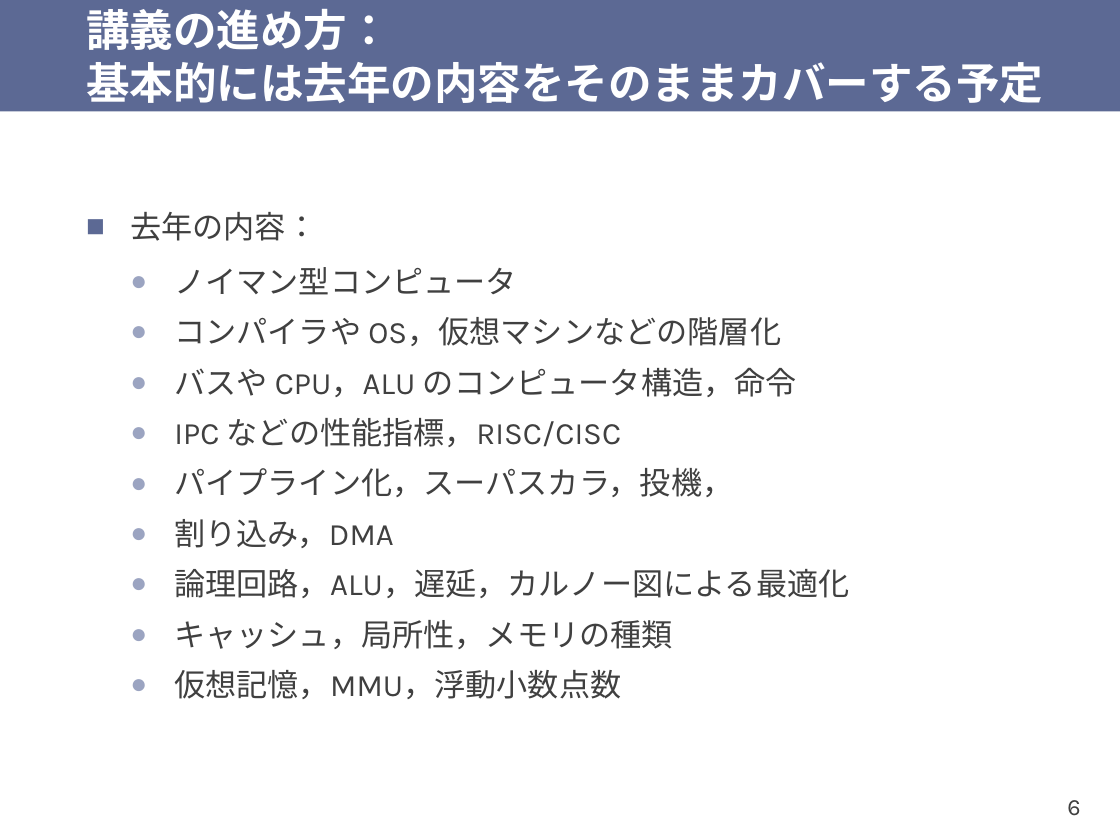
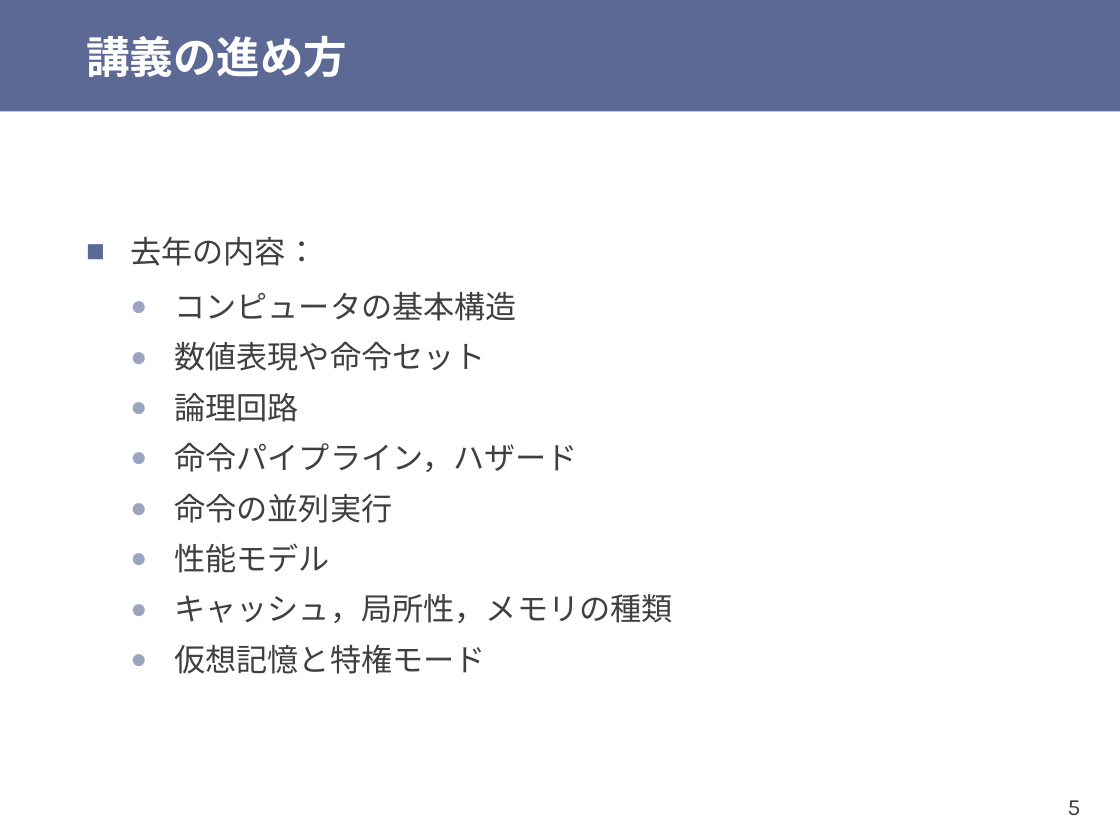
Before and after one commit to shioyadan/otya-computer-architecture-i, a slide deck: slide 5 of cai-shioya-01.pptx (slide 6 before the commit). Drawn at 1120x840 pixels with LibreOffice and Linux fonts; fonts in the diff are those of the drawing. Boxes give left, top, right and bottom in pixels: in the first picture for what was removed or moved away, otherwise in the second. Text is boxed around its words. In the diff, an @@ line names an element or a change of style, - is before the commit and + after.

```diff
--- a/cai-shioya-01.pptx
+++ b/cai-shioya-01.pptx
@@ title at (86, 36, 347, 77): text changed @@
-講義の進め方：
-基本的には去年の内容をそのままカバーする予定
+講義の進め方
@@ text at (174, 292, 578, 573): text changed @@
-  ● ノイマン型コンピュータ
-  ● コンパイラや OS，仮想マシンなどの階層化
-  ● バスや CPU，ALU のコンピュータ構造，命令
-  ● IPC などの性能指標，RISC/CISC
-  ● パイプライン化，スーパスカラ，投機，
-  ● 割り込み，DMA
-  ● 論理回路，ALU，遅延，カルノー図による最適化
+  ● コンピュータの基本構造
+  ● 数値表現や命令セット
+  ● 論理回路
+  ● 命令パイプライン，ハザード
+  ● 命令の並列実行
+  ● 性能モデル
@@ text at (174, 645, 486, 674): text changed @@
-  ● 仮想記憶，MMU，浮動小数点数
+  ● 仮想記憶と特権モード
@@ page number at (1067, 800, 1080, 816): text changed @@
-6
+5
```
Also in this commit, not shown: 4 other slides changed, 2 slides added, 1 slide removed, 2 other files.
